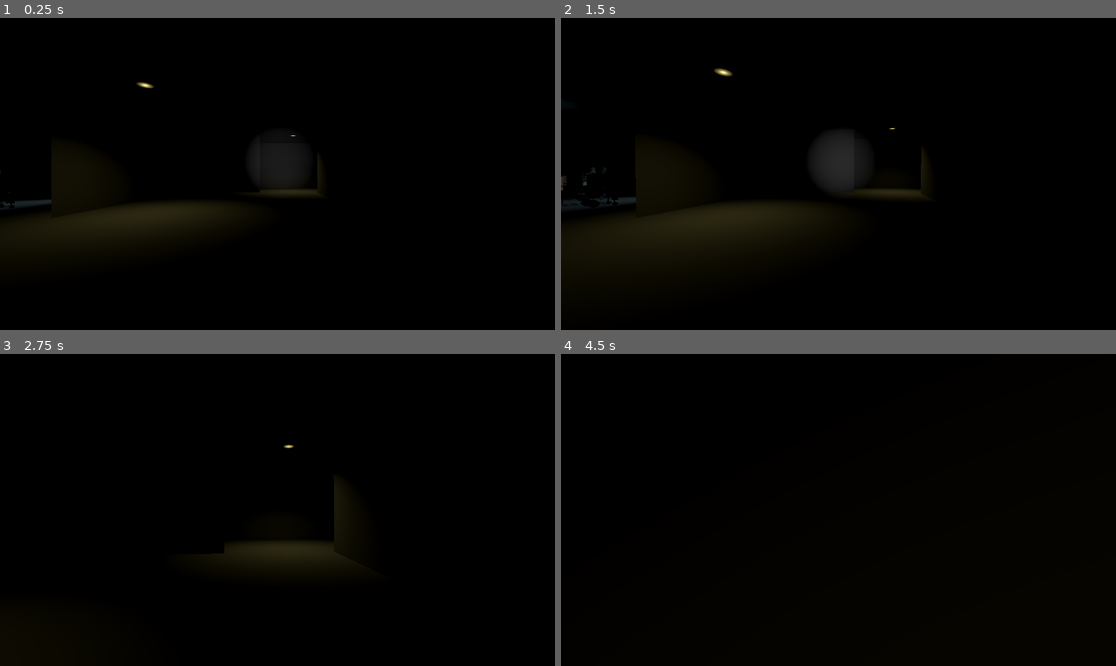
Above: before the commit, frames 1-4 (two rows, left to right).
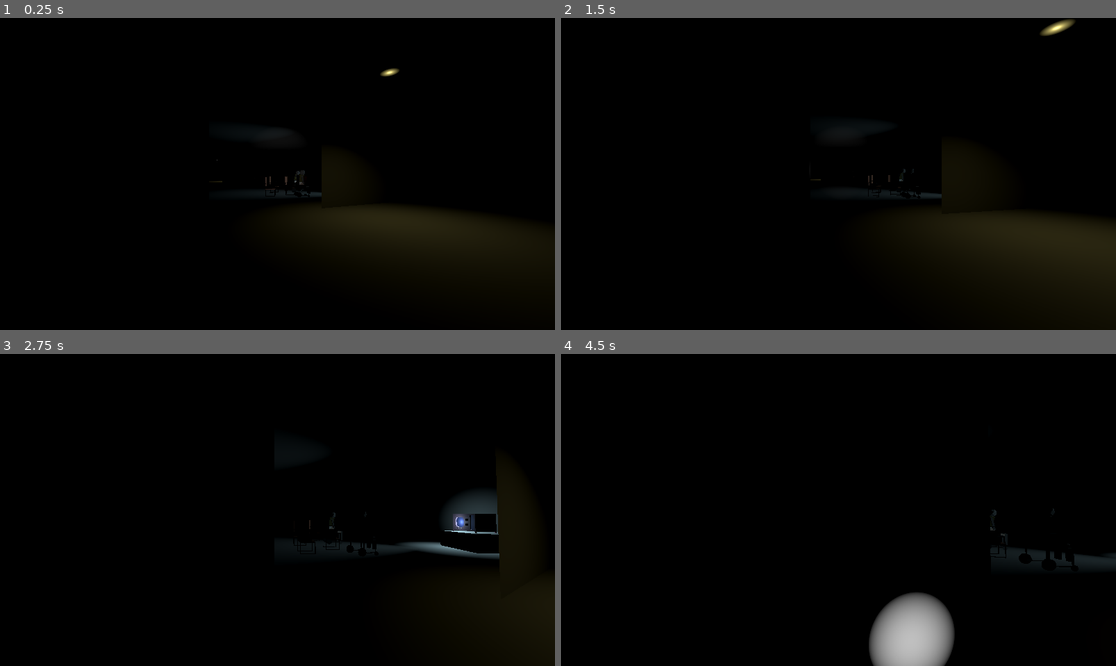
Above: after the commit, the same moments.

Repository: Nawreua/pizza-doggy-jam-4
Game: Godot game, scene res://levels/hall/hall.tscn
The game is run twice, just before and just after one commit, with the same random seed, the same clock (stepped at 60 frames per second) and the same inputs. This scene is started directly instead of the project's main scene. Video files are missing from this copy of the repository; at most half a second of black plays in their place. Sound files missing from this copy of the repository are replaced by a short silence.
Inputs (mouse positions are in pixels of both pictures, inside the frame that each line leads up to):
- Up to frame 1 (0.25 s): no input
- Up to frame 2 (1.5 s): tap Enter at 0.5 s; move the mouse to (866, 174) at 0.52 s; hold E (action_light) 0.53-1.28 s; hold W (move_forward) from 0.53 s (still down); move the mouse to (810, 174) at 1.27 s; tap E (action_light) at 1.35 s
- Up to frame 3 (2.75 s): keep holding W (move_forward); move the mouse to (288, 503) at 2.02 s; hold E (action_light) from 2.03 s (still down)
- Up to frame 4 (4.5 s): keep holding W (move_forward); move the mouse to (832, 516) at 2.77 s; release E (action_light) at 2.78 s; tap E (action_light) at 2.85, 4.35 s; move the mouse to (877, 513) at 3.52 s; hold E (action_light) 3.53-4.28 s; move the mouse to (794, 506) at 4.27 s

The runs differ from the first frame. In frame 1, 8.0% of the frame differs, in the area x 0-96%, y 16-76%; in frame 2, 11%, in the area x 0-100%, y 0-90%; in frame 3, 3.2%; in frame 4, 3.7%.

Commit message:
levels: add ending video and reworked final level

Diff:
--- a/levels/hall/hall.tscn
+++ b/levels/hall/hall.tscn
@@ -11,6 +11,9 @@
 [ext_resource type="AudioStream" uid="uid://jlhvjv1t51ff" path="res://assets/sounds/blabla.wav" id="7_qsfco"]
 [ext_resource type="PackedScene" uid="uid://c6qgbxwytntu0" path="res://assets/models/door.tscn" id="8_1rfss"]
 [ext_resource type="PackedScene" uid="uid://bh24mf70x6kdj" path="res://assets/models/uranium_queen.tscn" id="9_p3dqk"]
+[ext_resource type="Script" uid="uid://ckiinf2oss6nx" path="res://scripts/level_transition.gd" id="12_uff3g"]
+[ext_resource type="VideoStream" uid="uid://bwbo6n8eq0mpb" path="res://assets/videos/ending.ogv" id="13_1k41c"]
+[ext_resource type="AudioStream" uid="uid://b2rlqq73x5kio" path="res://assets/sounds/door.wav" id="14_1k41c"]
 
 [sub_resource type="PlaneMesh" id="PlaneMesh_kcbju"]
 material = ExtResource("1_1xi0k")
@@ -200,6 +203,9 @@
 
 [sub_resource type="ConcavePolygonShape3D" id="ConcavePolygonShape3D_042ww"]
 data = PackedVector3Array(-0.75, 0.25, 0.59999996, 0.75, 0.25, 0.59999996, -0.75, -0.25, 0.59999996, 0.75, 0.25, 0.5999 …(824 unchanged characters)…
+
+[sub_resource type="BoxShape3D" id="BoxShape3D_qsfco"]
+size = Vector3(2.3638306, 3.069336, 0.9296875)
 
 [node name="Hall" type="Node3D" unique_id=515744327]
 
@@ -293,10 +299,10 @@
 transform = Transform3D(1, 0, 0, 0, 1, 0, 0, 0, 1, -11, 1.4906759, 8)
 mesh = SubResource("PlaneMesh_p3dqk")
 
-[node name="CollisionShape3D" type="CollisionShape3D" parent="Walls/MeshInstance3D9" unique_id=1086525585]
+[node name="StaticBody3D" type="StaticBody3D" parent="Walls/MeshInstance3D9" unique_id=744381297]
+
+[node name="CollisionShape3D" type="CollisionShape3D" parent="Walls/MeshInstance3D9/StaticBody3D" unique_id=1086525585]
 shape = SubResource("ConcavePolygonShape3D_p3dqk")
-
-[node name="StaticBody3D" type="StaticBody3D" parent="Walls/MeshInstance3D9" unique_id=744381297]
 
 [node name="MeshInstance3D10" type="MeshInstance3D" parent="Walls" unique_id=2083178572]
 transform = Transform3D(1, 0, 0, 0, 1, 0, 0, 0, 1, -13, 1.425807, 0)
@@ -502,7 +508,7 @@
 transform = Transform3D(1, 0, 0, 0, 0.009983092, 0.9999502, 0, -0.9999502, 0.009983092, -3.1918175, 2.9027548, 7.2397814)
 
 [node name="SpotLight3D8" parent="Lights" unique_id=1279318947 instance=ExtResource("3_dec7f")]
-transform = Transform3D(1, 0, 0, 0, 0.009983092, 0.9999502, 0, -0.9999502, 0.009983092, -9.72555, 2.865221, 3.137035)
+transform = Transform3D(1, 0, 0, 0, 0.009983092, 0.9999502, 0, -0.9999502, 0.009983092, -11.037569, 2.865221, 2.6612732)
 
 [node name="SpotLight3D9" parent="Lights" unique_id=1834469292 instance=ExtResource("3_dec7f")]
 transform = Transform3D(1, 0, 0, 0, 0.009983092, 0.9999502, 0, -0.9999502, 0.009983092, -13.453358, 2.9027548, -4.605523)
@@ -521,6 +527,12 @@
 
 [node name="SpotLight3D12" parent="Lights" unique_id=758811432 instance=ExtResource("3_dec7f")]
 transform = Transform3D(1, 0, 0, 0, 0.009983092, 0.9999502, 0, -0.9999502, 0.009983092, 13.752658, 2.9027548, -9.331504)
+visible = false
+
+[node name="OmniLight3D2" type="OmniLight3D" parent="Lights" unique_id=1105710547]
+transform = Transform3D(1, 0, 0, 0, 1, 0, 0, 0, 1, -9.49461, 2.7018776, 0.16864634)
+light_color = Color(0.003921569, 0.59607846, 0.2509804, 1)
+omni_range = 1.0
 
 [node name="Enemies" type="Node" parent="." unique_id=930941745]
 
@@ -544,7 +556,7 @@
 transform = Transform3D(0.8463977, 0, 0.53255135, 0, 1, 0, -0.53255135, 0, 0.8463977, -2.793623, 0.046934754, 6.601758)
 
 [node name="Guard7" parent="Enemies" unique_id=2052420748 instance=ExtResource("5_2pvnj")]
-transform = Transform3D(0.3871616, 0, 0.92201185, 0, 1, 0, -0.92201185, 0, 0.3871616, -16.933764, 0.0027236044, 6.3526077)
+transform = Transform3D(0.3871616, 0, 0.92201185, 0, 1, 0, -0.92201185, 0, 0.3871616, -16.676126, 0.0027236044, 6.3526077)
 
 [node name="Patient" parent="Enemies" unique_id=1558303827 instance=ExtResource("6_xr31c")]
 transform = Transform3D(-0.8378711, 0, 0.54586816, 0, 1, 0, -0.54586816, 0, -0.8378711, -7.9569597, 0.39111328, 8.435237)
@@ -565,4 +577,44 @@
 transform = Transform3D(0.565255, 0, -0.82491624, 0, 1, 0, 0.82491624, 0, 0.565255, 12.597415, 0.39111328, 8.820987)
 
 [node name="Player" parent="." unique_id=798795127 instance=ExtResource("3_hubcc")]
-transform = Transform3D(1, 0, 0, 0, 1, 0, 0, 0, 1, 12.923039, 0.16431761, 1.6229444)
+transform = Transform3D(0.41987976, 0, 0.9075797, 0, 1, 0, -0.9075797, 0, 0.41987976, 12.827767, 0.16431749, 0.5965247)
+
+[node name="Exit" type="Node" parent="." unique_id=1230703919]
+
+[node name="door3" parent="Exit" unique_id=571769710 instance=ExtResource("8_1rfss")]
+transform = Transform3D(0.5, 0, 0, 0, 0.5, 0, 0, 0, 0.5, -14.965039, 1.3994004, 11.88458)
+
+[node name="door4" parent="Exit" unique_id=1721950097 instance=ExtResource("8_1rfss")]
+transform = Transform3D(-0.5, 0, -4.371139e-08, 0, 0.5, 0, 4.371139e-08, 0, -0.5, -14.614266, 1.3994004, 11.88458)
+
+[node name="Area3D" type="Area3D" parent="Exit" unique_id=1801783351 node_paths=PackedStringArray("stream")]
+transform = Transform3D(1, 0, 0, 0, 1, 0, 0, 0, 1, -14.88198, -2.3841858e-07, 11.903195)
+script = ExtResource("12_uff3g")
+scene = "res://levels/room213/room213.tscn"
+stream = NodePath("AspectRatioContainer/VideoStreamPlayer")
+
+[node name="CollisionShape3D" type="CollisionShape3D" parent="Exit/Area3D" unique_id=288550532]
+transform = Transform3D(1, 0, 0, 0, 1, 0, 0, 0, 1, 0.040985107, 1.034668, 0.03515625)
+shape = SubResource("BoxShape3D_qsfco")
+
+[node name="AspectRatioContainer" type="AspectRatioContainer" parent="Exit/Area3D" unique_id=1528305796]
+anchors_preset = 15
+anchor_right = 1.0
+anchor_bottom = 1.0
+grow_horizontal = 2
+grow_vertical = 2
+size_flags_horizontal = 3
+size_flags_vertical = 3
+stretch_mode = 3
+
+[node name="VideoStreamPlayer" type="VideoStreamPlayer" parent="Exit/Area3D/AspectRatioContainer" unique_id=1484247705]
+layout_mode = 2
+stream = ExtResource("13_1k41c")
+expand = true
+
+[node name="AudioStreamPlayer3D" type="AudioStreamPlayer3D" parent="Exit/Area3D" unique_id=1521510695]
+stream = ExtResource("14_1k41c")
+volume_db = -20.0
+
+[connection signal="body_entered" from="Exit/Area3D" to="Exit/Area3D" method="_on_body_entered"]
+[connection signal="finished" from="Exit/Area3D/AspectRatioContainer/VideoStreamPlayer" to="Exit/Area3D" method="_on_video_stream_player_finished"]
Not shown, added: assets/videos/ending.ogv.uid
Not shown, added: assets/videos/ending.ogv
